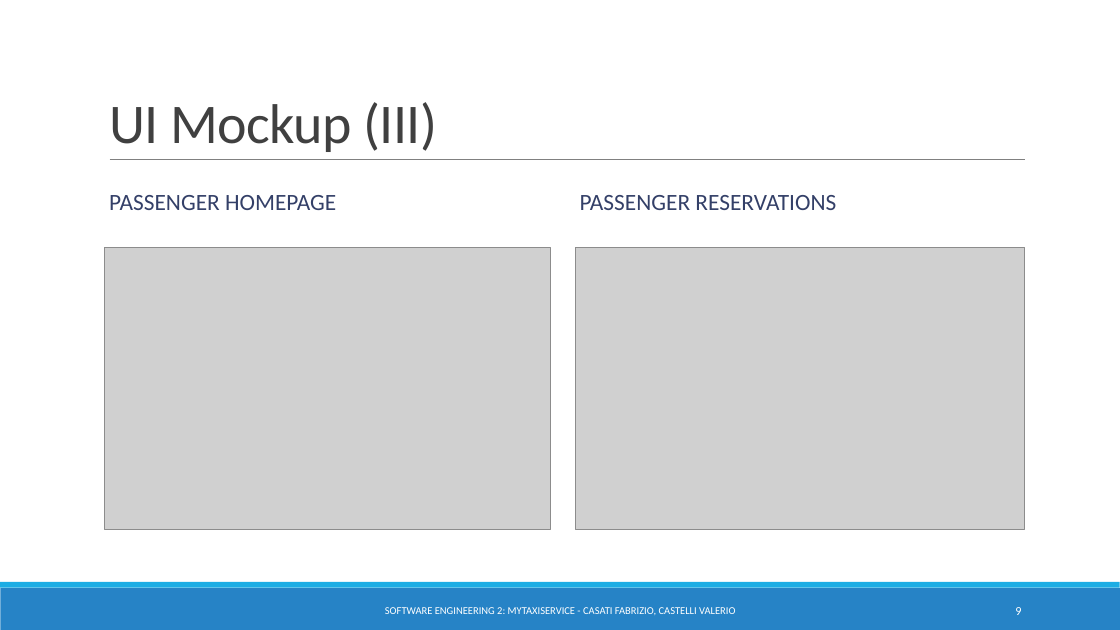
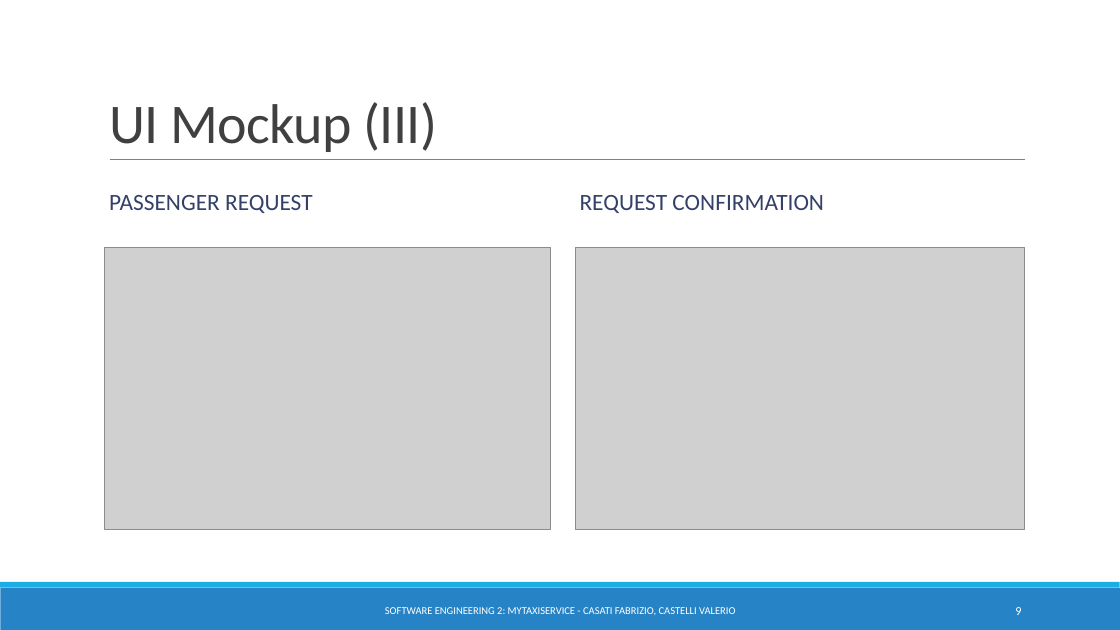
Before and after one commit to valerio-castelli/casaticastelli_sweng2, a slide deck: slide 9 of Final_Presentation/Presentation.pptx. Drawn at 1120x630 pixels with LibreOffice and Linux fonts; fonts in the diff are those of the drawing; grey boxes stand for pictures. Boxes give left, top, right and bottom in pixels: in the first picture for what was removed or moved away, otherwise in the second. Text is boxed around its words. In the diff, an @@ line names an element or a change of style, - is before the commit and + after.

```diff
--- a/Final_Presentation/Presentation.pptx
+++ b/Final_Presentation/Presentation.pptx
@@ text at (109,195,313,213): text changed @@
-PASSENGER HOMEPAGE
+PASSENGER REQUEST
@@ text at (580,195,824,213): text changed @@
-PASSENGER RESERVATIONS
+REQUEST CONFIRMATION
```
Also in this commit, not shown: 2 other slides changed, 5 slides added, 8 other files.
